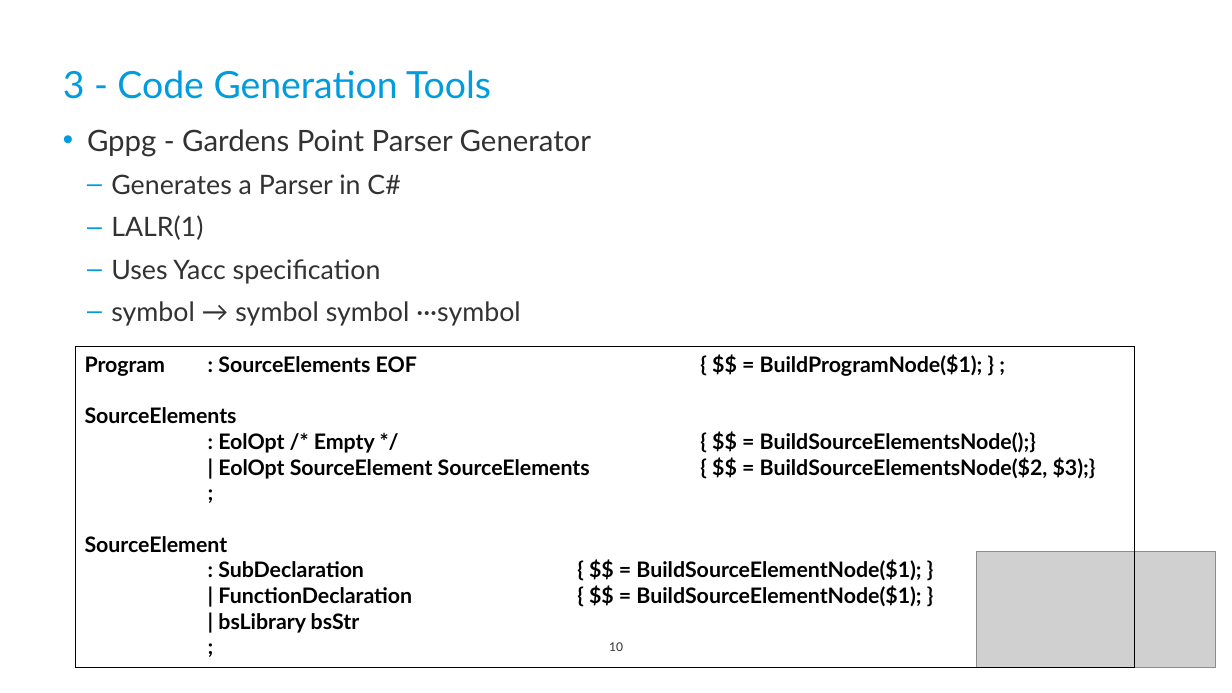
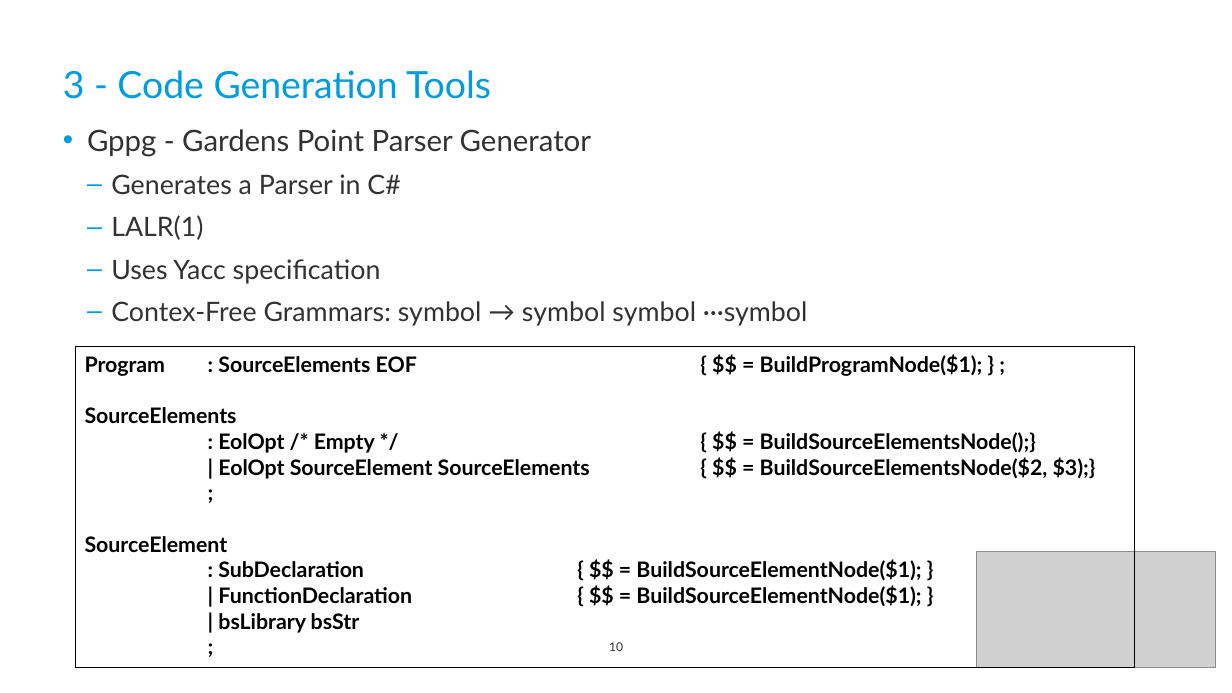
Before and after one commit to celsoaf/BrightScript-Debugger, a slide deck: slide 10 of doc/10-Apresentação.pptx. Drawn at 1232x693 pixels with LibreOffice and Linux fonts; fonts in the diff are those of the drawing; grey boxes stand for pictures; background and template pictures are left out. Boxes give left, top, right and bottom in pixels: in the first picture for what was removed or moved away, otherwise in the second. Text is boxed around its words. In the diff, an @@ line names an element or a change of style, - is before the commit and + after.

```diff
--- a/doc/10-Apresentação.pptx
+++ b/doc/10-Apresentação.pptx
@@ text at (x1=111, y1=301, x2=807, y2=326): text changed @@
-  – symbol → symbol symbol ···symbol
+  – Contex-Free Grammars: symbol → symbol symbol ···symbol
```
Also in this commit, not shown: 1 other slide changed.
